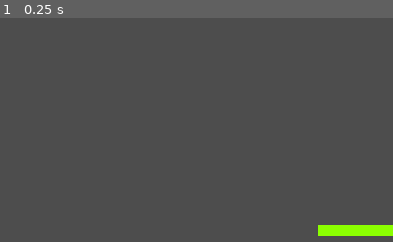
Above: before the commit, frame 1.
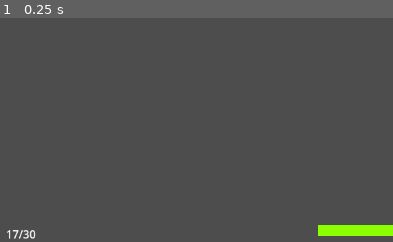
Above: after the commit, the same moment.

Repository: nekochiiUwU/gnaktap
Game: Godot game, scene res://player.tscn
The game is run twice, just before and just after one commit, with the same random seed, the same clock (stepped at 60 frames per second) and the same inputs. This scene is started directly instead of the project's main scene.
Inputs:
- Up to frame 1 (0.25 s): no input
The pictures show only the part of the screen within x 0-50%, y 50-100%; the shares and areas given below are measured in that part.

The runs differ from the first frame. In frame 1, 0.2% of the frame differs, in the area x 1-10%, y 94-99%.

Commit message:
stats + target

Diff:
--- a/Player.gd
+++ b/Player.gd
@@ -6,14 +6,31 @@
 var Game
 
 var health:      float =  100.
-var damages:     float =  34.
 var gravity:     float = -ProjectSettings.get_setting("physics/3d/default_gravity")
 var air_speed:   float =  50.
 var jump:        float =  7.
-var speed:       float =  5.
 var sensi:     Vector2 = -Vector2(.005, .005)
 var joy_sensi: Vector2 = -Vector2(.1, .1)
 var hitmarker_time: float = 0
+var shot_time:      float = 0
+var reloading:      bool = false
+var target_score:   int = 0
+
+#weapon stats
+var weapon_type:  String = "full auto"
+var scope:        String = "none" #pour plus tard
+var accessory:    String = "none" #pour plus tard
+var speed:        float  =  5.
+var damages:      float  = 34.
+var fire_rate:    float  = 600 #en RPM -> tir tous les 60/fire_rate
+var accuracy:     float  = 5 #en degres
+var recoil:       float  = 5 #en degres, a voir
+var max_ammo:     int    = 30
+var ammo:         int    = max_ammo
+var reload_speed:  float  = 1.2
+var bullet_speed: float  = 50. #stat ennuyeuse un peu ?
+
+
 
 func _ready():
 	Game = get_node("../../..")
@@ -62,7 +79,6 @@
 			if x <= 0 or hitmarker_time > Game.time:
 				get_node("Head/UI/Hitmarker").visible = false
 				hitmarker_time = 0
-			print(x)
 			get_node("Head/UI/Hitmarker").modulate = Color(x, x, x)
 			get_node("Head/UI/Hitmarker").scale = Vector2(x, x)
 		health += delta
@@ -77,8 +93,8 @@
 		var input = Input.get_vector("move_left", "move_right", "move_forward", "move_backward").normalized()
 		input = Vector3(input.x, 0, input.y)
 
-		if Input.is_action_just_pressed("shoot"):
-			rpc("shoot", get_node("Head").global_position, get_node("Head").global_rotation)
+		if Input.is_action_pressed("shoot"):
+			try_shoot()
 
 		if is_on_floor():
 			if Input.is_action_pressed("jump"):
@@ -109,6 +125,48 @@
 func _process(_delta):
 	if is_multiplayer_authority():
 		rpc("online_syncronisation", position, rotation, get_node("Head").rotation, health, get_node("%Weapon").position)
+
+
+func update_ammo():
+	get_node("Head/UI/Ammo").text = str(ammo)+"/"+str(max_ammo)
+
+
+func try_shoot():
+	if shot_time - Game.time + 60/fire_rate > 0:
+		return
+	if reloading:
+		return
+	if ammo == 0:
+		if !reloading and !Input.is_action_just_pressed("shoot"):
+			reload() #ou pas, au choix
+		return
+	if weapon_type == "full auto":
+		#aucun check en plus
+		pass
+	elif weapon_type == "semi-auto":
+		if !Input.is_action_just_pressed("shoot"):
+			return
+	elif weapon_type == "autre chose":
+		#a completer avec burst, shotgun, verrou...
+		pass
+	ammo -= 1
+	update_ammo()
+	var ori = get_node("Head").global_rotation
+	ori.x += randf_range(deg_to_rad(-accuracy), deg_to_rad(accuracy))
+	ori.y += randf_range(deg_to_rad(-accuracy), deg_to_rad(accuracy))
+	shot_time = Game.time
+	get_node("Head").rotation.x += randf_range(0, deg_to_rad(recoil))
+	get_node("Head").rotation.y += randf_range(deg_to_rad(-recoil/2), deg_to_rad(recoil/2))
+	rpc("shoot", get_node("Head").global_position, ori)
+
+
+func reload():
+	print("reloading...")
+	reloading = true
+	await get_tree().create_timer(reload_speed).timeout
+	ammo = max_ammo
+	update_ammo()
+	reloading = false
 
 
 func spawn():
@@ -147,9 +205,10 @@
 	new_bullet.rotation = rot
 	new_bullet.set_script(load("res://bullet.gd"))
 	new_bullet.damages = damages
+	new_bullet.speed = bullet_speed
 	new_bullet._owner = name
 	if is_multiplayer_authority():
-		new_bullet.collision_mask = 0b10
+		new_bullet.collision_mask = 0b110
 	Game.get_node("Entities").add_child(new_bullet)
 
 
@@ -165,6 +224,10 @@
 func hitmarker(damages: float):
 	get_node("hitmarker_sfx").stream = load("res://hitmarker.mp3")
 	get_node("hitmarker_sfx").play()
-	print("hit")
 	get_node("Head/UI/Hitmarker").visible = true
 	hitmarker_time = Game.time
+
+@rpc("any_peer", "call_remote", "unreliable", 6)
+func target(score: int):
+	target_score += score
+	print("target hit ! score : ",target_score)
--- /dev/null
+++ b/Target.gd
@@ -0,0 +1,43 @@
+class_name Target
+extends CharacterBody3D
+
+var Game
+var health: float = 100
+
+func _ready():
+	Game = get_node("../..")
+	spawn()
+
+
+func _process(_delta):
+	pass
+
+
+func spawn():
+	position = Vector3(randf_range(-12,12), randf_range(1, 6), randf_range(-6,6))
+	health = 100
+	visible = true
+	rpc("online_syncronisation", position, rotation, health, visible)
+
+
+func get_hit(damages):
+	health -= damages
+	if health < 0:
+		die()
+
+
+func die():
+	process_mode = Node.PROCESS_MODE_DISABLED
+	visible = false
+	rpc("online_syncronisation", position, rotation, health, visible)
+	await get_tree().create_timer(2).timeout
+	spawn()
+	process_mode = Node.PROCESS_MODE_INHERIT
+
+
+@rpc("any_peer", "call_remote", "unreliable", 0)
+func online_syncronisation(_position: Vector3, _rotation: Vector3, _health: float, _visible: bool):
+	position = _position
+	rotation = _rotation
+	health = _health
+	visible = _visible
--- a/bullet.gd
+++ b/bullet.gd
@@ -13,6 +13,7 @@
 	spawntime = game.time
 	velocity = -transform.basis.z * speed
 
+
 func _physics_process(delta):
 	velocity.y -= grav*delta
 	var collision = move_and_collide(velocity*delta)
@@ -26,4 +27,8 @@
 			if object is Player:
 				object.get_hit(damages)
 				get_node("../Players/" + _owner).rpc_id(int(_owner), "hitmarker", damages)
+			elif object is Target:
+				object.get_hit(damages)
+				get_node("../Players/" + _owner).rpc_id(int(_owner), "target", 1)
+				get_node("../Players/" + _owner).rpc_id(int(_owner), "hitmarker", damages)
 		queue_free()
--- a/bullet.tscn
+++ b/bullet.tscn
@@ -11,7 +11,7 @@
 
 [node name="Node3D" type="CharacterBody3D"]
 collision_layer = 0
-collision_mask = 3
+collision_mask = 7
 
 [node name="MeshInstance3D" type="MeshInstance3D" parent="."]
 transform = Transform3D(1, 0, 0, 0, -4.37114e-08, -1, 0, 1, -4.37114e-08, 0, 0, 0)
--- a/network.gd
+++ b/network.gd
@@ -35,7 +35,7 @@
 	var upnp = UPNP.new()
 	upnp.discover(2000, 2, "InternetGatewayDevice")
 	get_node("Net Status/Server help").text = "Server help
-1) Do an port-forward on your firewall using the UDP protocol. (Needed: Port)
+1) Do a port-forward on your firewall using the UDP protocol. (Needed: Port)
 2) Do the same on your router with the UDP protocol. (Needed: Local IPv4, Port)
 3) Give your IP to the players. (Needed: Public IPv4)
 
@@ -68,6 +68,7 @@
 # --- --- --- --- --- --- --- --- --- --- --- --- --- --- --- --- --- --- --- --- --- --- --- --- #
 
 @onready var Player: Object = preload("res://player.tscn")
+@onready var Target: Object = preload("res://target.tscn")
 
 
 @rpc("authority", "call_remote", "reliable", 1)
@@ -109,15 +110,21 @@
 	var player = Player.instantiate()
 	player.name = str(id)
 	player.set_multiplayer_authority(id)
-	get_node("/root/Game/Entities/Players").add_child(player) # Will instanciate an Player instance
+	get_node("/root/Game/Entities/Players").add_child(player) # Will instanciate a Player instance
 	# The spawn on the other clients will be managed by the Player Spawner's node
 
 
 @rpc("authority", "call_local", "reliable", 1)
-func uninstanciate_player(id: int): # Server Function // Uninstanciate an Player node
+func uninstanciate_player(id: int): # Server Function // Uninstanciate a Player node
 	print("Client ", id, "'s Player scene unspawned")
 	get_node("/root/Game/Entities/Players/" + str(id)).queue_free() # Refair to instanciate_player()
 
+
+@rpc("authority", "call_local", "reliable", 1)
+func instanciate_target(): # Server Function // Instanciate a Target node for his client
+	var target = Target.instantiate()
+	get_node("/root/Game/Entities").add_child(target) # Will instanciate a Target instance
+	# The spawn on the other clients will be managed by the Target Spawner's node
 
 # --- --- --- --- --- --- --- --- --- --- --- --- --- --- --- --- --- --- --- --- --- --- --- --- #
 # --- --- --- --- --- --- --- --- --- --- --- --- --- --- --- --- --- --- --- --- --- --- --- --- #
@@ -201,6 +208,8 @@
 	if is_server:
 		for id in players:
 			rpc("instanciate_player", id)
+			for i in range(2):
+				rpc("instanciate_target")
 		get_node("/root/Game").visible = false
 
 func start_lobby():
--- a/player.tscn
+++ b/player.tscn
@@ -238,6 +238,15 @@
 offset_right = 5.0
 offset_bottom = 3.0
 
+[node name="Ammo" type="Label" parent="Head/UI"]
+layout_mode = 0
+offset_left = -550.0
+offset_top = 300.0
+offset_right = -507.0
+offset_bottom = 326.0
+text = "17/30"
+vertical_alignment = 1
+
 [node name="RemoteTransform3D" type="RemoteTransform3D" parent="Head"]
 remote_path = NodePath("../../Arm")
 
--- a/project.godot
+++ b/project.godot
@@ -14,10 +14,6 @@
 run/main_scene="res://main_menu.tscn"
 config/features=PackedStringArray("4.0", "Forward Plus")
 config/icon="res://icon.svg"
-
-[debug]
-
-settings/stdout/print_fps=true
 
 [display]
 
--- /dev/null
+++ b/target.tscn
@@ -0,0 +1,22 @@
+[gd_scene load_steps=4 format=3 uid="uid://bhcsytj6tprcf"]
+
+[ext_resource type="Script" path="res://Target.gd" id="1_dkwyj"]
+
+[sub_resource type="SphereMesh" id="SphereMesh_mioyg"]
+radius = 0.75
+height = 1.5
+
+[sub_resource type="SphereShape3D" id="SphereShape3D_nhaow"]
+radius = 0.75
+
+[node name="Target" type="CharacterBody3D"]
+collision_layer = 4
+collision_mask = 0
+motion_mode = 1
+script = ExtResource("1_dkwyj")
+
+[node name="Mesh" type="MeshInstance3D" parent="."]
+mesh = SubResource("SphereMesh_mioyg")
+
+[node name="Collision" type="CollisionShape3D" parent="."]
+shape = SubResource("SphereShape3D_nhaow")
Not shown: 2 places in mesh.tres that only renumber resources
